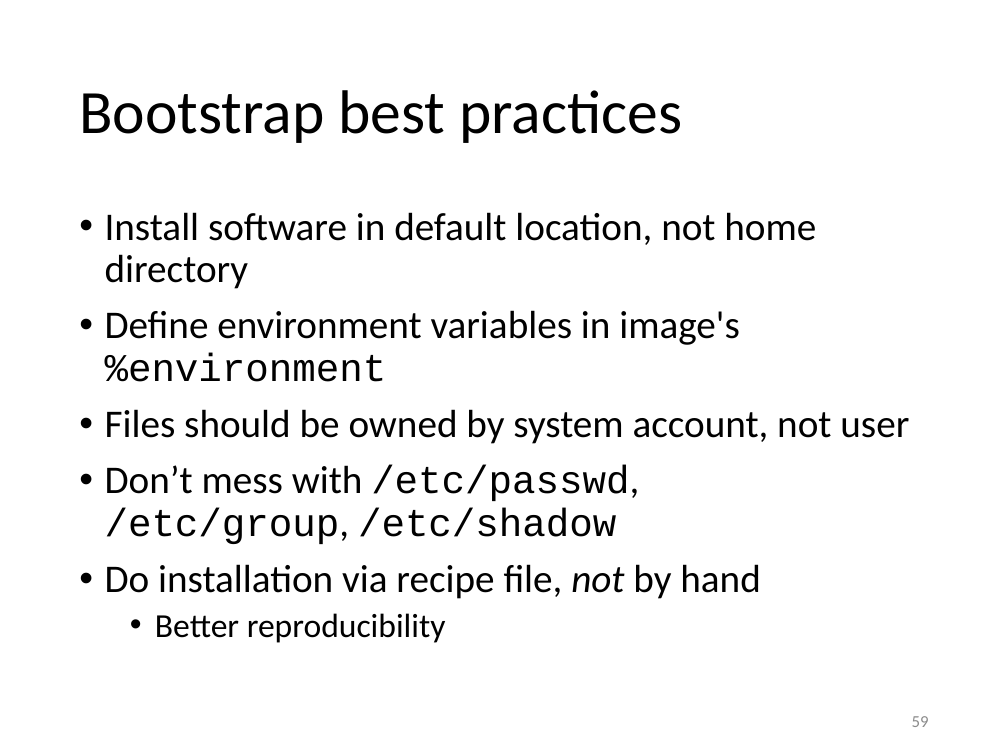
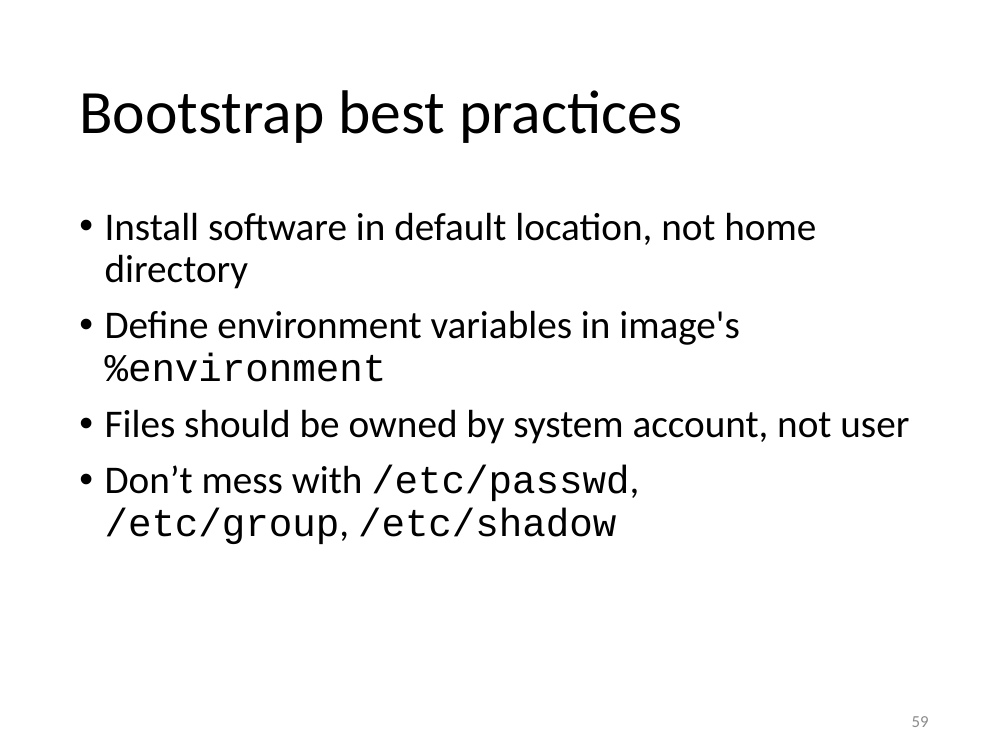
Before and after one commit to gjbex/Containers-for-HPC, a slide deck: slide 59 of containers_for_hpc.pptx. Drawn at 1008x756 pixels with LibreOffice and Linux fonts; fonts in the diff are those of the drawing. Boxes give left, top, right and bottom in pixels: in the first picture for what was removed or moved away, otherwise in the second. Text is boxed around its words. In the diff, an @@ line names an element or a change of style, - is before the commit and + after.

Commit message:
Add slide on reproducibility best practices

```diff
--- a/containers_for_hpc.pptx
+++ b/containers_for_hpc.pptx
@@ text at [105, 564, 760, 643]: paragraphs removed @@
-• Do installation via recipe file, not by hand
-  • Better reproducibility
```
Also in this commit, not shown: 1 slide added.
